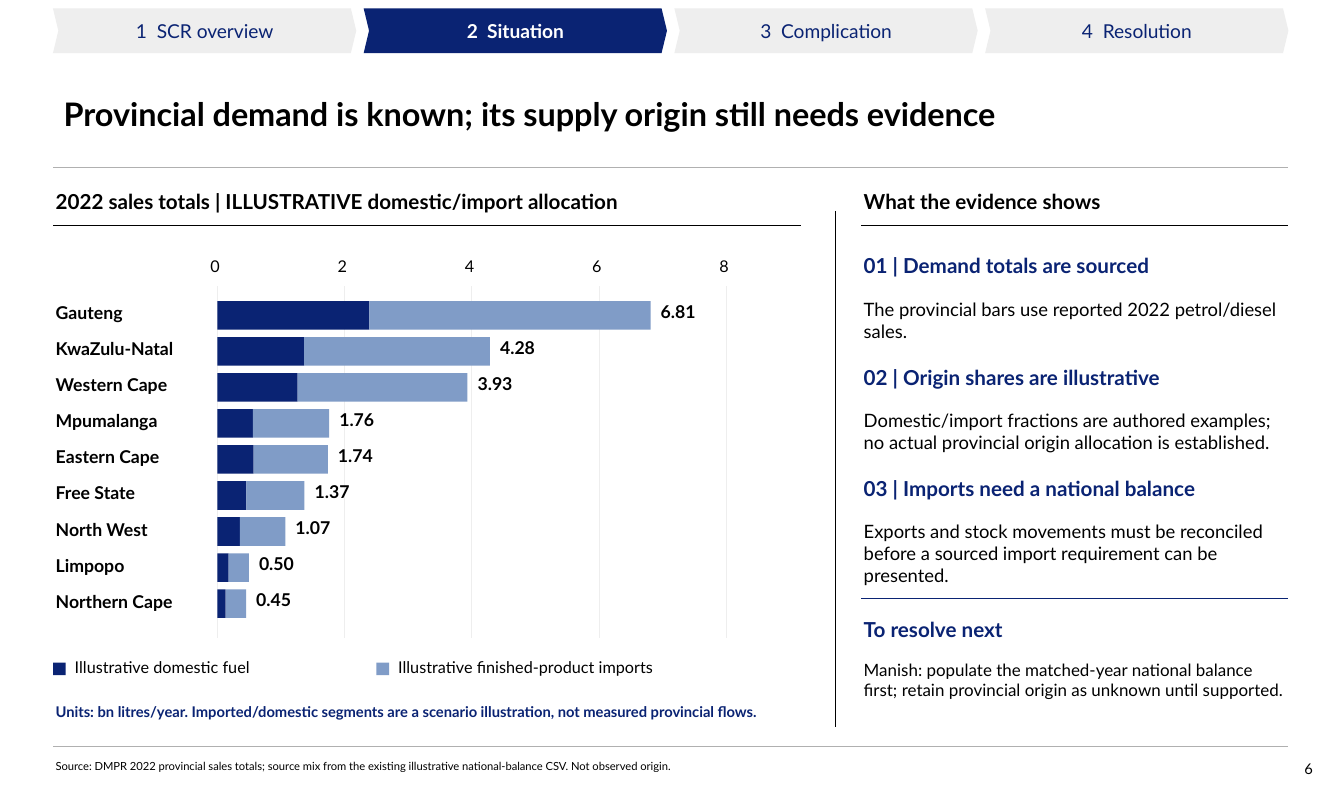
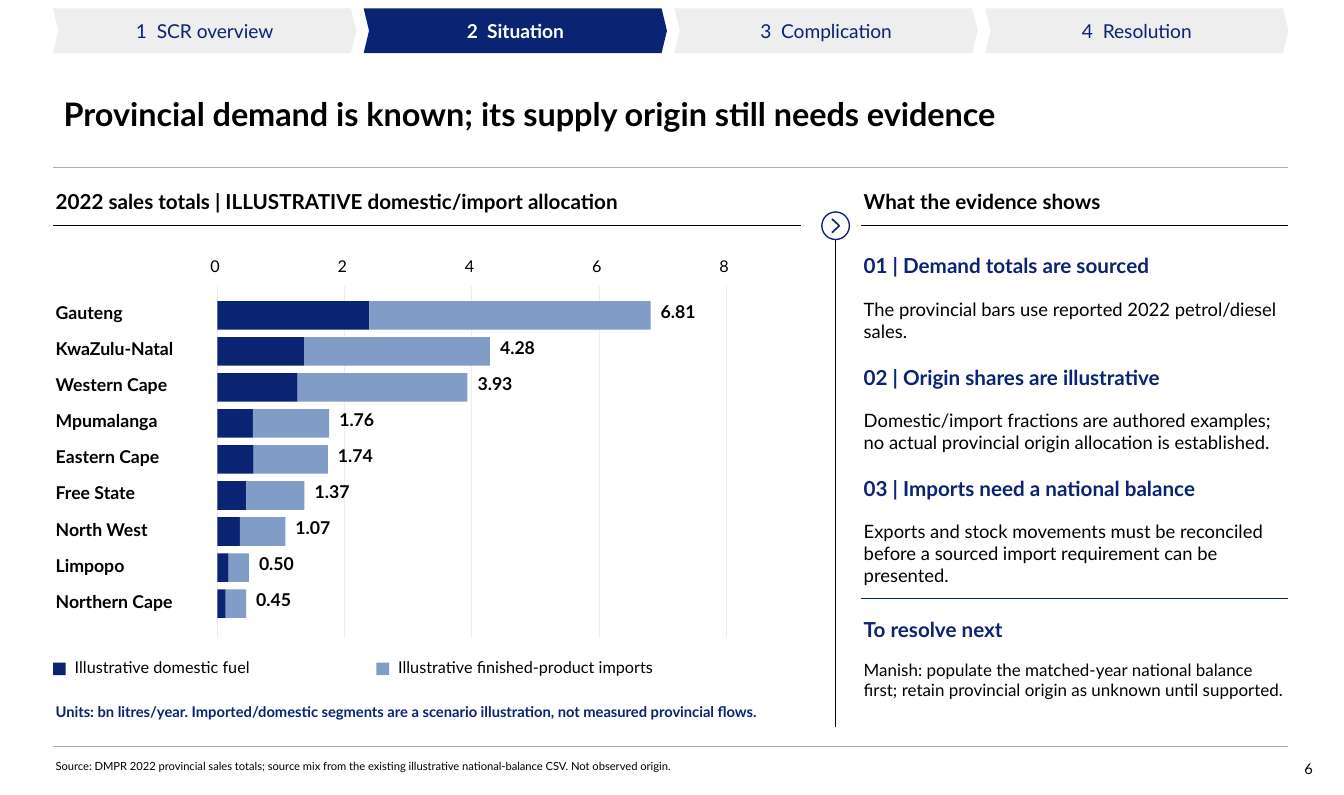
Before and after one commit to Africa-International-Advisors/liquid_fuels_model, a slide deck: slide 6 of pptx/output/delivered/Vopak_Week1_Analytical_Pack_2026_10_06.pptx. Drawn at 1344x795 pixels with LibreOffice and Linux fonts; fonts in the diff are those of the drawing; background and template pictures are left out. Boxes give left, top, right and bottom in pixels: in the first picture for what was removed or moved away, otherwise in the second. Text is boxed around its words. In the diff, an @@ line names an element or a change of style, - is before the commit and + after.

```diff
--- a/pptx/output/delivered/Vopak_Week1_Analytical_Pack_2026_10_06.pptx
+++ b/pptx/output/delivered/Vopak_Week1_Analytical_Pack_2026_10_06.pptx
@@ ellipse added at <box>822,212,850,240</box>, fill #FFFFFF, outline #0A2373 0.9 pt @@
@@ line added from (832, 219) to (840, 226), #0A2373 1.1 pt @@
@@ line added from (840, 226) to (832, 232), #0A2373 1.1 pt @@
```
Also in this commit, not shown: 10 other slides changed, 1 slide added, 7 other files.
